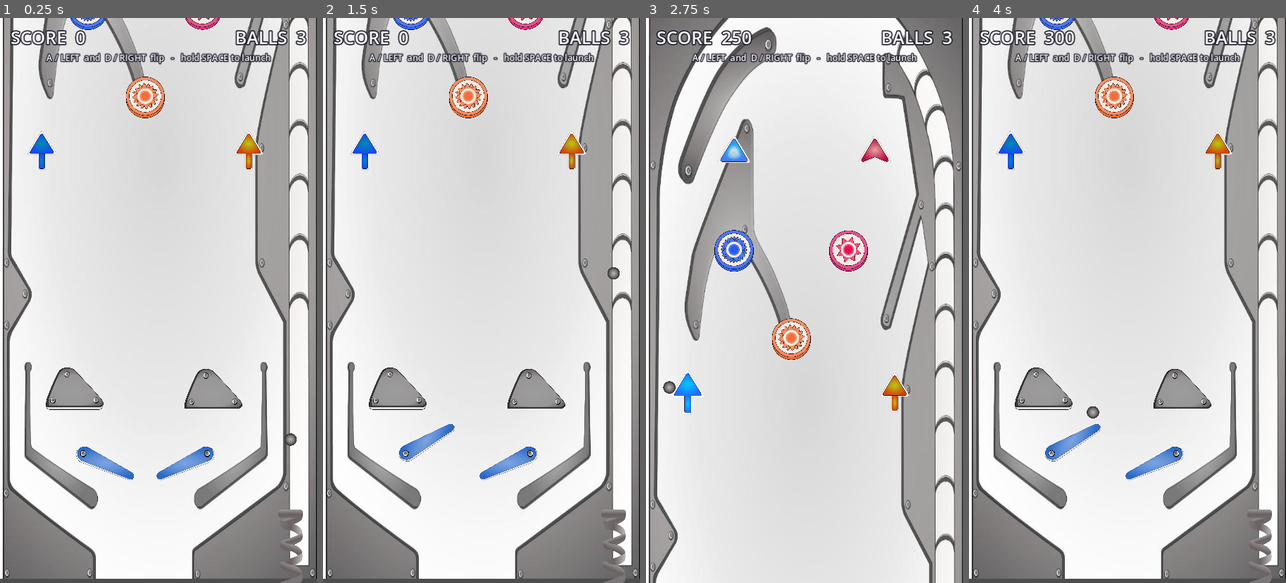
Above: before the commit, frames 1-4 (left to right).
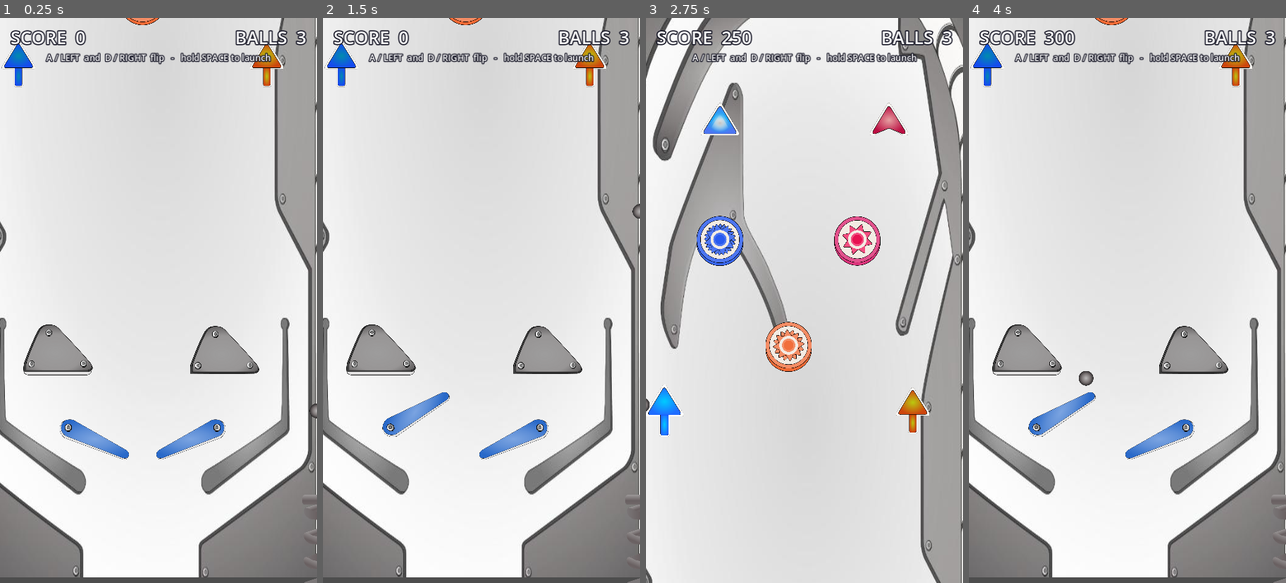
Above: after the commit, the same moments.

Repository: eddieedease/gdpb
Game: Godot game, scene res://scenes/main.tscn
Two runs of this game, one before a commit and one after it. Both use one fixed random seed, a clock stepped at 60 frames per second and the inputs below.
Inputs:
- Up to frame 1 (0.25 s): no input
- Up to frame 2 (1.5 s): tap Enter (restart) at 0.5 s; hold Space (launch) 0.53-1.28 s; hold A (flipper_left) from 1.28 s (still down); tap Space (launch) at 1.35 s
- Up to frame 3 (2.75 s): release A (flipper_left) at 2.03 s; hold Space (launch) from 2.03 s (still down)
- Up to frame 4 (4 s): release Space (launch) at 2.78 s; tap Space (launch) at 2.85 s; hold A (flipper_left) from 3.53 s (still down); hold Space (launch) from 3.53 s (still down)

The runs differ from the first frame. In frame 1, 25% of the frame differs, in the area x 0-100%, y 0-100%; in frame 2, 25%; in frame 3, 32%; in frame 4, 25%.

Commit message:
Zoom camera in (1.2x) so the table fills more of the screen
Set via camera_follow.gd _ready() (exported zoom_level) rather than in
main.tscn, so an open Godot editor can't clobber it. Camera stays
centred on x=360, so both table edges crop symmetrically.

Co-Authored-By: Claude Opus 4.8 <noreply@anthropic.com>

Diff:
--- a/scripts/camera_follow.gd
+++ b/scripts/camera_follow.gd
@@ -1,5 +1,13 @@
 extends Camera2D
 ## Follows the ball vertically; the Camera2D limits keep the view on the table.
+
+## Higher = more zoomed in (table appears larger/wider on screen). 1.0 = fit
+## the full 720-wide table across the viewport.
+@export var zoom_level := 1.2
+
+
+func _ready() -> void:
+	zoom = Vector2(zoom_level, zoom_level)
 
 
 func _process(_delta: float) -> void:
